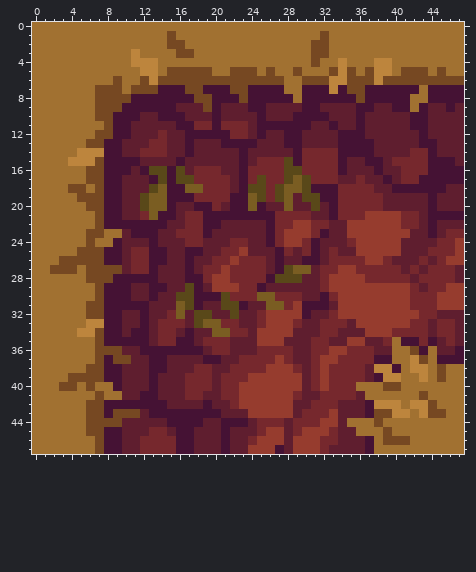
Two states of a pixel-art sprite, src/public/assets/images/tiles/se.png. Above, as it was before the edit.
The file is 48x48 pixels. Colours within 5 levels of each other are drawn and written as one.
After the commit:
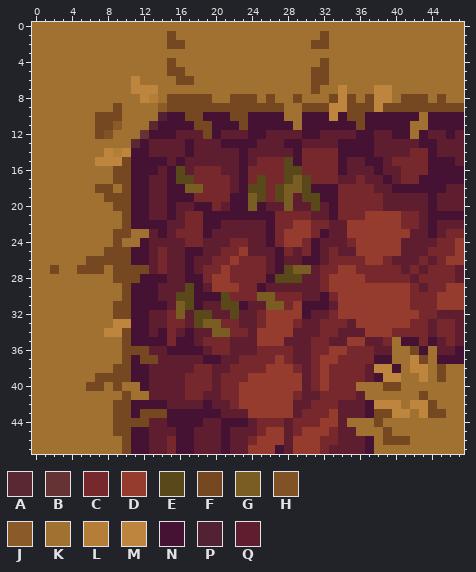
Palette (. is transparent): A #5a2833  B #653333  C #76282d  D #963c2e  E #594819  F #764822  G #7a5d22  H #805226  J #8a5b29  K #a17131  L #b47e39  M #bd853d  N #451234  P #532134  Q #5f1e2f
Edits made:
Changed rows in their new state; - is an unchanged pixel.
first column x 3:
 3 --------K----KK-------------KK---------------
 4 --------KKK-F---------------KF-K---KK--------
 5 ---------KK---KKK--KKK-K--K-FFKKK-KKK-KKK-K--
 6 ------K-MKKKK--KKKKKKKKKK--K--KKKKKKKKKKKKKKK
 7 ----KKK-MMMKKKKKKKKKKKKKK--KFKKMKKKMMKKK-KKKK
 8 ----KKKKKMLKFFF--KKF-FKFKKFKKKFMFKFMMKFFFKFKK
 9 ----KK-KKKKJFFFF-FFFFFFFFKKFFFMMFFFMFFFFFFFFF
10 ------FKKKKP--FFN-NFFN-NNKK---MNFFNNNNN-KNNNN
11 ----F-JKKKANN--FF-NNFN----K-NN-NNFNNNNNKKNNNN
12 -----HKKKBNNN-QQF-QQQN---QQNN--QQ-N--NNK---N-
13 ---KKKKKANQQ---------------------------------
14 --KKKMLMNNQQ---------------------------------
15 -KKKMMMF-NNN---------------------------------
16 ---KKKFFN-NQ---------------------------------
17 ---KKKFFNNQQ---------------------------------
18 -KK--FKFNNQQ---------------------------------
19 --KKKFFFNNQQ---------------------------------
20 ---KKKFFNNQQ---------------------------------
21 ----KKKFNNQQ---------------------------------
22 ----KKKF-------------------------------------
23 ---KK-FFKKQN---------------------------------
24 ---K--FKKNQ----------------------------------
25 --KKKFFFNNQC---------------------------------
26 KKK--FFFNNQC---------------------------------
27 KKF--K-FFFQC---------------------------------
28 ---KKKFFF--N---------------------------------
29 ----KKKFNN-Q---------------------------------
30 ----KKKFNN-----------------------------------
31 ---KKKFF--NN---------------------------------
32 ---KKKFFN------------------------------------
33 ---KKKMMN--Q---------------------------------
34 --KKKMMF---N---------------------------------
35 ----KKKF--NN---------------------------------
36 ----KKKFFFQQ---------------------------------
37 ----KKK-NFFQ---------------------------------
38 ---KKKFFNNQQ---------------------------------
39 -KKK-FFFNNQ----------------------------------
40 KK--F-FKKNQ----------------------------------
41 ----K--FKKQ----------------------------------
42 ---KKKFF-------------------------------------
43 ---KKK--NFFF---------------------------------
44 ---KKK-FFF-----------------------------------
45 ---KKKFFNNQQ---------------------------------
46 ----KKKFNNQQ---------------------------------
47 ----KKKFNNQQ---------------------------------
